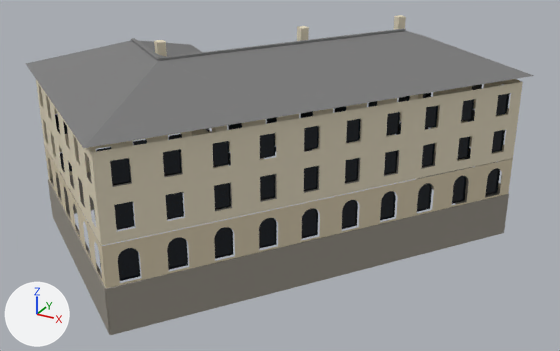
Before and after pictures for a commit that changed the glTF model data/models/nahimova12.lod.glb.
One viewpoint serves both versions: a 50 mm lens placed at (22.4, -48.9, 29.4), pointed at (-6.5, 3.7, 3.1). Arrows for +X, +Y and +Z are at lower left; the lights stay in place. The older version comes first. Vertices at exactly the same position are counted once.

The first picture shows 'nahimova12_glass', 'nahimova12_roof', 'nahimova12_stone', 'nahimova12_wall', 'nahimova12_wall2'.
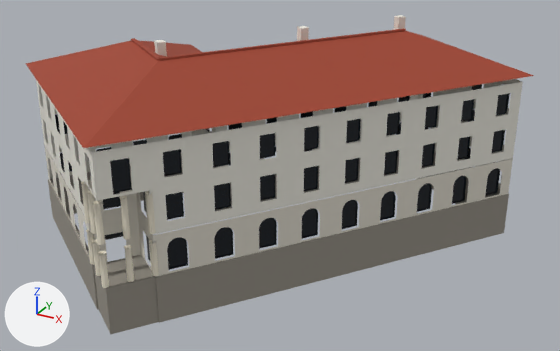
Changed parts and their boxes (x1, y1, x2, y2) in the pictures (560 x 351 px; the box of a moved part takes in the faces that stretch with it):
'nahimova12_wall', recoloured, reshaped (pale yellow to white)
    before: (36, 15, 523, 246)
    after: (36, 15, 523, 235)
'nahimova12_roof', recoloured (grey to red)
    both: (26, 28, 534, 148)
'nahimova12_stone', reshaped
    before: (48, 150, 509, 335)
    after: (48, 150, 509, 334)
'nahimova12_wall2', recoloured, reshaped (beige to light grey, 8% shorter)
    before: (45, 147, 513, 288)
    after: (45, 147, 513, 277)
'nahimova12_trim_s', added (pale yellow)
    after: (81, 181, 159, 288)
part 1 of me_nahimova12_glass, moved or reshaped (mostly hidden afterwards)
    before: (114, 201, 135, 230)
    after: (103, 192, 121, 209)
part 2 of me_nahimova12_glass, deleted (black)
    before: (118, 248, 140, 281)
part 3 of me_nahimova12_glass, cut back
    before: (89, 158, 131, 186)
    after: (89, 158, 150, 261)
part 4 of me_nahimova12_stone, moved or reshaped
    before: (48, 179, 509, 335)
    after: (48, 179, 509, 334)
part 5 of me_nahimova12_wall, cut back
    before: (82, 177, 168, 246)
    after: (39, 102, 519, 235)
part 6 of me_nahimova12_wall2, added
    after: (136, 191, 153, 271)
part 7 of me_nahimova12_wall2, added
    after: (84, 173, 141, 265)
part 8 of me_nahimova12_wall2, cut back
    before: (87, 222, 169, 288)
    after: (87, 223, 169, 277)

Patch to the scene script:
```diff
--- a/data/models/nahimova12.lod.glb.py
+++ b/data/models/nahimova12.lod.glb.py
@@ mat_roof @@
 mat_roof = principled_material('roof')
-mat_roof.base_color = (0.199, 0.199, 0.199)  # grey #7b7b7b
+mat_roof.base_color = (0.349, 0.0561, 0.0259)  # red #9f432d
 mat_roof.roughness = 0.8
@@ mat_wall @@
 mat_wall = principled_material('wall')
-mat_wall.base_color = (0.755, 0.681, 0.516)  # pale yellow #e1d7be
+mat_wall.base_color = (0.832, 0.813, 0.736)  # white #ebe9df
 mat_wall.roughness = 0.9
@@ mat_wall2 @@
 mat_wall2 = principled_material('wall2')
-mat_wall2.base_color = (0.664, 0.579, 0.414)  # beige #d5c8ac
+mat_wall2.base_color = (0.736, 0.699, 0.612)  # light grey #dfdacd
 mat_wall2.roughness = 0.9
@@ me_nahimova12_glass @@
-me_nahimova12_glass.from_pydata(...)  # 496 vertices, 304 faces; spans x -26.3..9.4, y -13.7..21.8, z 0.9..10.1
+me_nahimova12_glass.from_pydata(...)  # 482 vertices, 290 faces; spans x -26.3..9.4, y -13.7..21.8, z 0.9..10.1
+# me_nahimova12_glass part 1: the loose piece of 4 vertices spanning x -9.8..-9.0, y -13.4..-12.3, z 4.9..6.9 is moved by (-2.9, 2.0, 0.0)
+# me_nahimova12_glass part 2: the loose piece of 11 vertices spanning x -9.9..-9.0, y -13.5..-12.2, z 0.9..3.5 is deleted
+# me_nahimova12_glass part 3: 4 vertices moved from x -12.1..-9.0, y -13.7..-12.3, z 8.2 to x -12.1..-9.0, y -13.7..-12.3, z 7.7; 12 vertices added at x -12.7..-8.9, y -11.4..-10.0, z 0.9..6.9
+# other edits to the shape of me_nahimova12_glass do not show in these pictures
 me_nahimova12_glass.materials.append(mat_glass)
@@ me_nahimova12_stone @@
-me_nahimova12_stone.from_pydata(...)  # 90 vertices, 138 faces; spans x -27.1..10.3, y -14.5..22.6, z -3.0..0.8
+me_nahimova12_stone.from_pydata(...)  # 112 vertices, 172 faces; spans x -27.1..10.3, y -14.4..22.6, z -3.0..0.8
+# me_nahimova12_stone part 4: 8 vertices moved from x -10.5..-10.1, y -14.5..-14.2, z -3.0..0.8 to x -13.2..-8.1, y -12.5..-11.4, z -3.0..0.8; 8 vertices added at x -13.1..-8.2, y -14.4..-9.5, z -3.0..0.8
+# other edits to the shape of me_nahimova12_stone do not show in these pictures
 me_nahimova12_stone.materials.append(mat_stone)
@@ me_nahimova12_wall @@
-me_nahimova12_wall.from_pydata(...)  # 748 vertices, 1005 faces; spans x -27.1..10.2, y -14.4..22.6, z 0.8..15.0
+me_nahimova12_wall.from_pydata(...)  # 810 vertices, 1117 faces; spans x -27.1..10.2, y -14.4..22.6, z 0.8..15.0
+# me_nahimova12_wall part 5: 4 vertices moved from x -11.1..-10.2, y -14.4..-13.8, z 4.2..6.9 to x -12.2..-10.2, y -14.4..-13.1, z 7.5..7.7; 14 vertices removed from x -12.2..-8.8, y -14.4..-12.5, z 4.2..6.9; 76 vertices added at x -27.1..10.2, y -14.4..14.4, z 4.2..7.7
 me_nahimova12_wall.materials.append(mat_wall)
@@ me_nahimova12_wall2 @@
-me_nahimova12_wall2.from_pydata(...)  # 288 vertices, 300 faces; spans x -27.1..10.2, y -14.4..14.4, z 0.8..4.1
+me_nahimova12_wall2.from_pydata(...)  # 318 vertices, 338 faces; spans x -27.1..10.2, y -12.4..14.4, z 0.8..7.5
+# me_nahimova12_wall2 part 6: a new loose piece of 36 vertices spanning x -11.1..-8.2, y -11.6..-9.5, z 0.8..7.5, in mat_wall2 (light grey #dfdacd)
+# me_nahimova12_wall2 part 7: a new loose piece of 28 vertices spanning x -13.1..-11.1, y -12.4..-9.5, z 0.8..7.5, in mat_wall2 (light grey #dfdacd)
+# me_nahimova12_wall2 part 8: 42 vertices removed from x -12.3..-8.8, y -14.4..-12.4, z 0.8..4.1; 8 vertices added at x -13.1..-8.2, y -12.4..-11.6, z 0.8..4.1
 me_nahimova12_wall2.materials.append(mat_wall2)
@@ ob_nahimova12_trim_s @@
+ob_nahimova12_trim_s = bpy.data.objects.new('nahimova12_trim_s', me_nahimova12_trim_s)  # 320 vertices, 480 faces; spans x -13.41..-7.93, y -14.73..-11.29, z 0.98..7.38; in mat_trim (pale yellow #eee6d2)
+ob_nahimova12_trim_s.location = (0.0, 0.0, 0.0)
```
